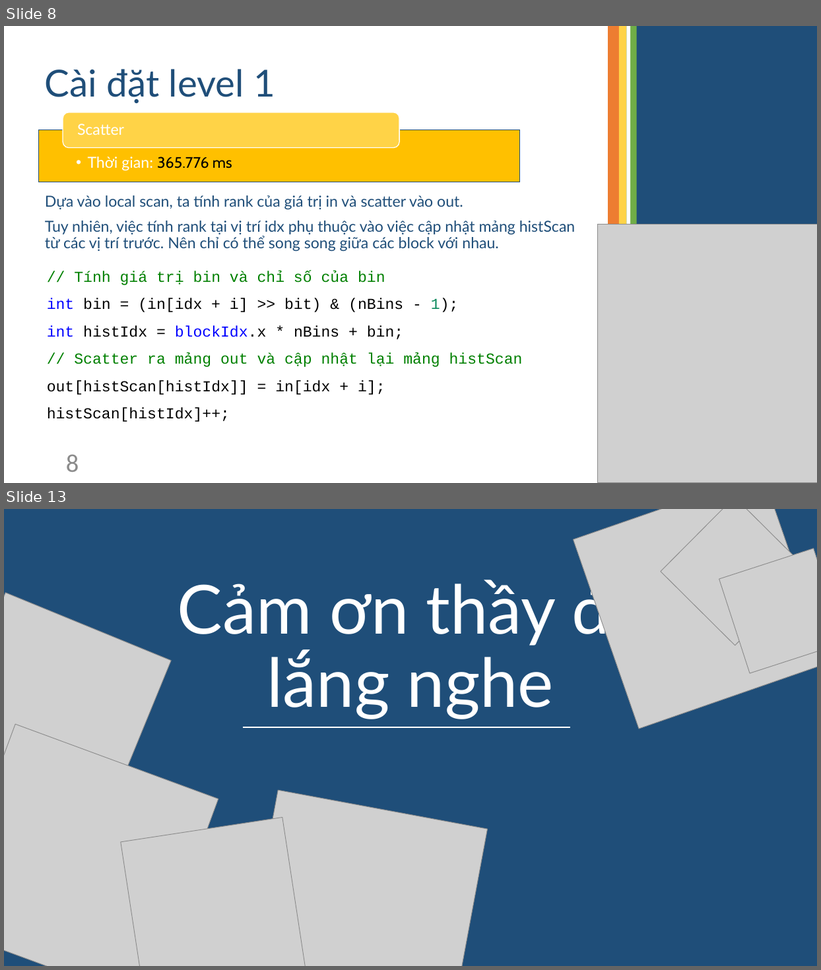
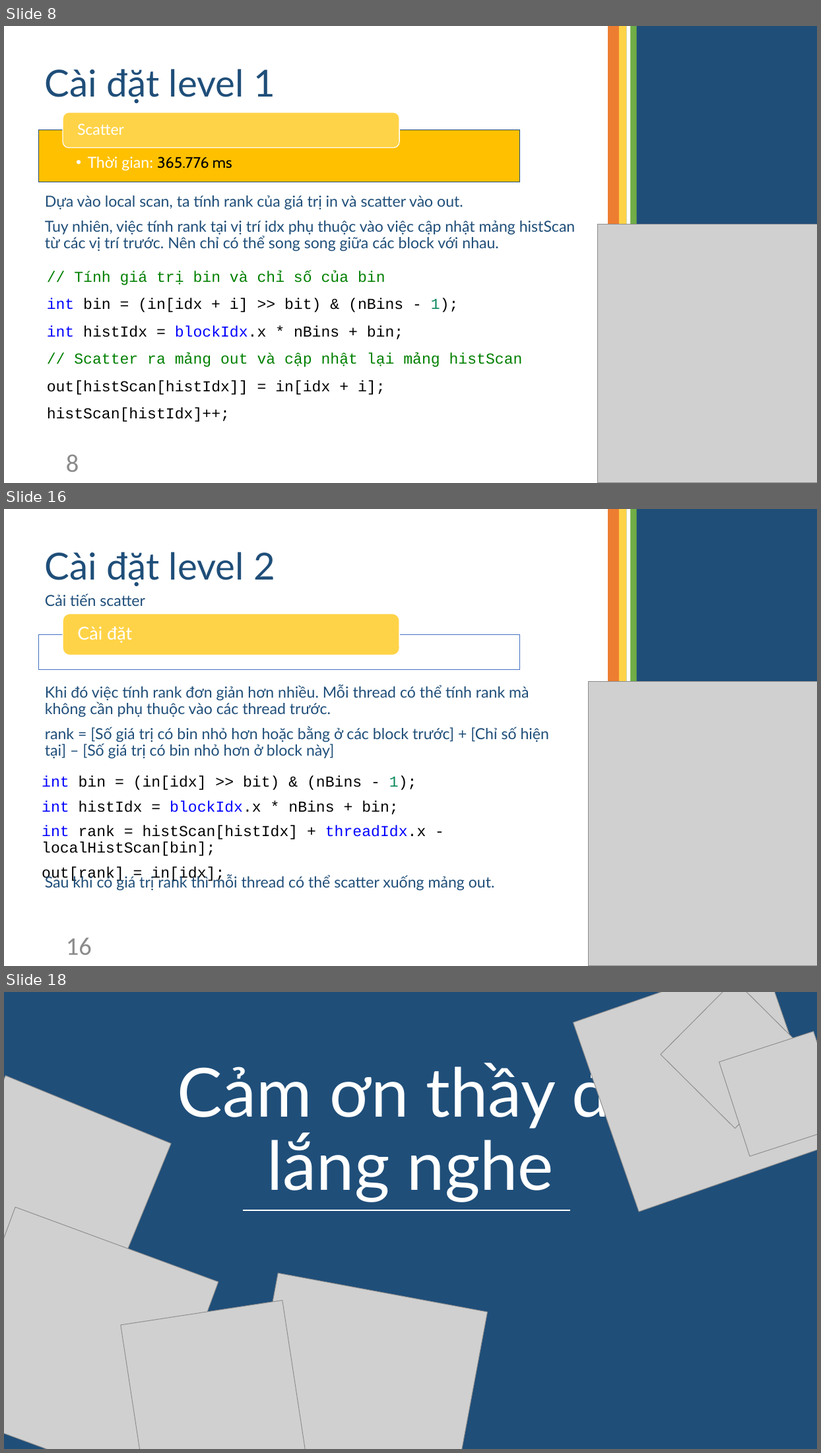
Before and after one commit to TruongNgocTai/GPU_finalProject, a slide deck: Radix Sort.pptx. Shown one above the other, each under a label of ours: slides 8 and 13 before the commit, slides 8, 16 and 18 after it; the slides between them are not shown. The pictures are 821x970 and 821x1453 pixels, drawn with LibreOffice and Linux fonts; fonts in the diff are those of the drawing; grey boxes stand for pictures. Boxes give left, top, right and bottom in pixels: in the first picture for what was removed or moved away, otherwise in the second. Text is boxed around its words. In the diff, an @@ line names an element or a change of style, - is before the commit and + after.

```diff
--- a/Radix Sort.pptx
+++ b/Radix Sort.pptx
@@ slide 16 added at [4, 509, 817, 966], background #FFFFFF @@
@@ title added at [45, 552, 275, 586], 44 pt, text #1F4E79 @@
+Cài đặt level 2
@@ text added at [45, 593, 145, 606], 18 pt, text #1F4E79 @@
+Cải tiến scatter
@@ rounded rectangle added at [63, 614, 399, 656], fill #FFD347, outline #FFFFFF 1 pt @@
@@ text added at [77, 626, 132, 643], 21 pt, text #FFFFFF @@
+Cài đặt
@@ rectangle added at [39, 634, 520, 670], fill #FFFFFF at 90% opacity, outline #4472C4 1 pt @@
@@ text added at [45, 685, 549, 759], 18 pt, text #1F4E79 @@
+Khi đó việc tính rank đơn giản hơn nhiều. Mỗi thread có thể tính rank mà không cần phụ thuộc vào các thread trước.
+rank = [Số giá trị có bin nhỏ hơn hoặc bằng ở các block trước] + [Chỉ số hiện tại] – [Số giá trị có bin nhỏ hơn ở block này]
@@ group added at [588, 509, 817, 966]: 5 rectangles, 1 picture @@
@@ text added at [42, 776, 426, 883], 18 pt, text #000000 @@
+int bin = (in[idx] >> bit) & (nBins - 1);
+int histIdx = blockIdx.x * nBins + bin;
+int rank = histScan[histIdx] + threadIdx.x - localHistScan[bin];
+out[rank] = in[idx];
@@ text added at [45, 875, 495, 891], 18 pt, text #1F4E79 @@
+Sau khi có giá trị rank thì mỗi thread có thể scatter xuống mảng out.
@@ page number added at [66, 938, 92, 955], 30 pt, text #8C8C8C @@
+16
@@ what was slide 13 is now slide 18 @@
```
Also in this commit, not shown: 4 slides changed, 7 other slides added, 3 slides removed, 1 other file.
